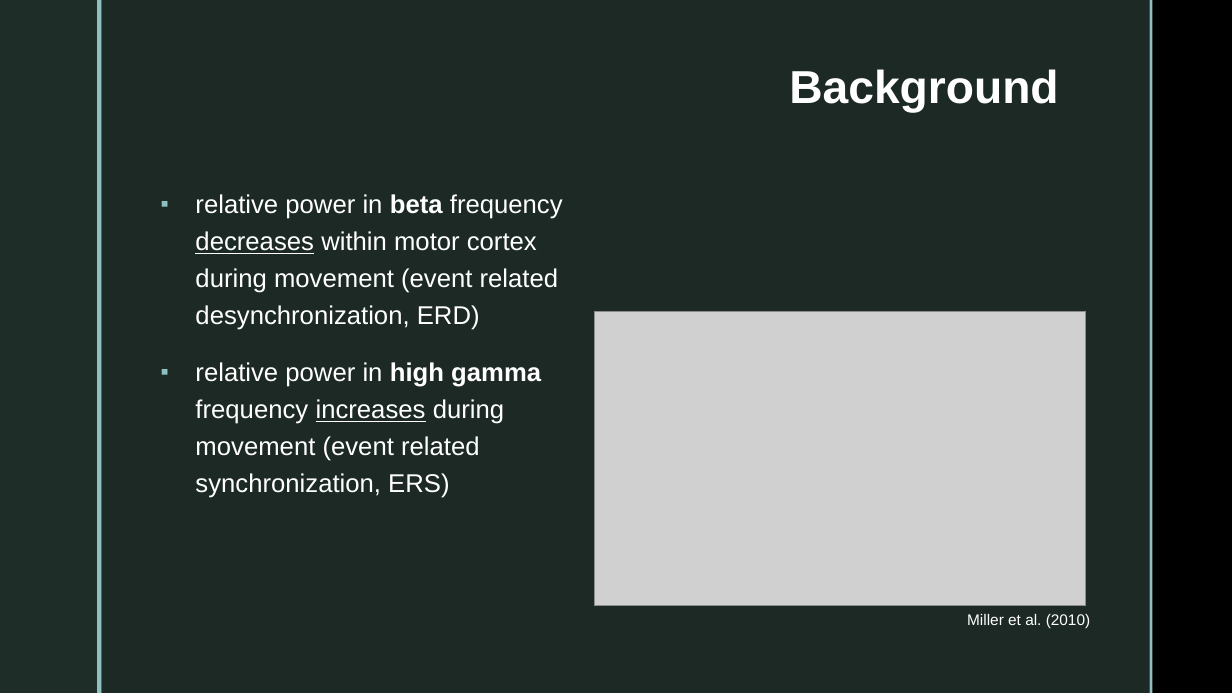
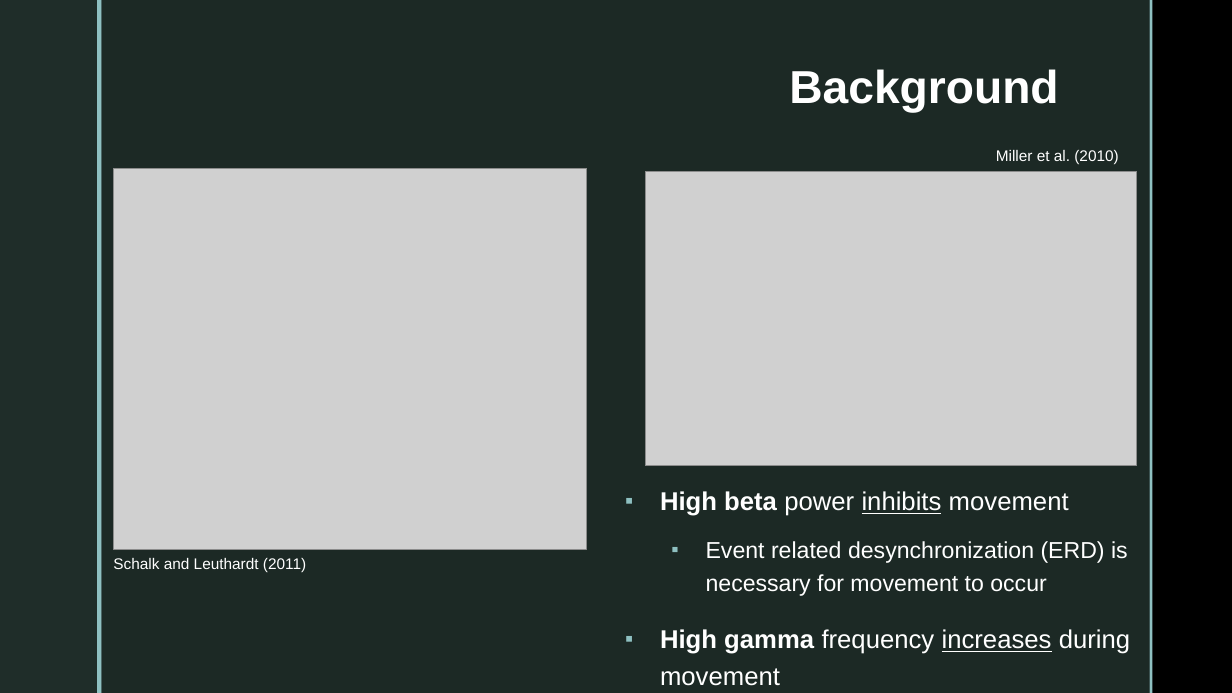
Before and after one commit to jessb0t/motorImagery, a slide deck: slide 2 of presentation/presentation.pptx. Drawn at 1232x693 pixels with LibreOffice and Linux fonts; fonts in the diff are those of the drawing; grey boxes stand for pictures; background and template pictures are left out. Boxes give left, top, right and bottom in pixels: in the first picture for what was removed or moved away, otherwise in the second. Text is boxed around its words. In the diff, an @@ line names an element or a change of style, - is before the commit and + after.

Commit message:
Update background slides

```diff
--- a/presentation/presentation.pptx
+++ b/presentation/presentation.pptx
@@ text "Miller et al. (2010)": place and size @@
-text "Miller et al. (2010)" at <box>967,614,1090,628</box>
+text "Miller et al. (2010)" at <box>996,150,1118,165</box>
@@ picture added at <box>114,168,587,550</box> @@
@@ picture: place and size @@
-picture at <box>594,311,1086,606</box>
+picture at <box>645,171,1137,466</box>
@@ text at <box>660,491,1130,686</box>: text changed @@
-▪ relative power in beta frequency decreases within motor cortex during movement (event related desynchronization, ERD)
-▪ relative power in high gamma frequency increases during movement (event related synchronization, ERS)
+▪ High beta power inhibits movement
+  ▪ Event related desynchronization (ERD) is necessary for movement to occur
+▪ High gamma frequency increases during movement
@@ text added at <box>113,558,306,572</box>, 12 pt, text #FFFFFF @@
+Schalk and Leuthardt (2011)
```
Also in this commit, not shown: 2 other files.
